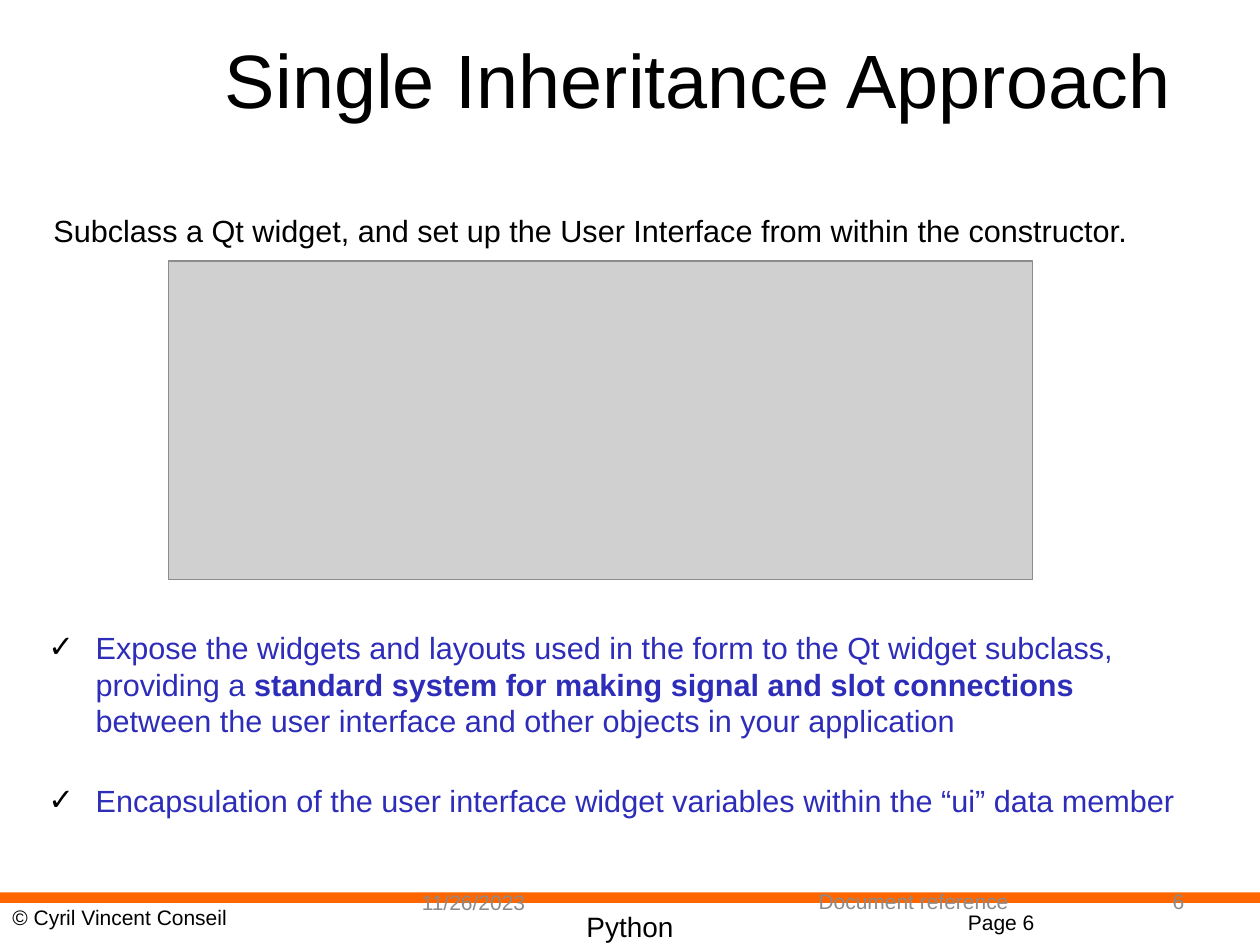
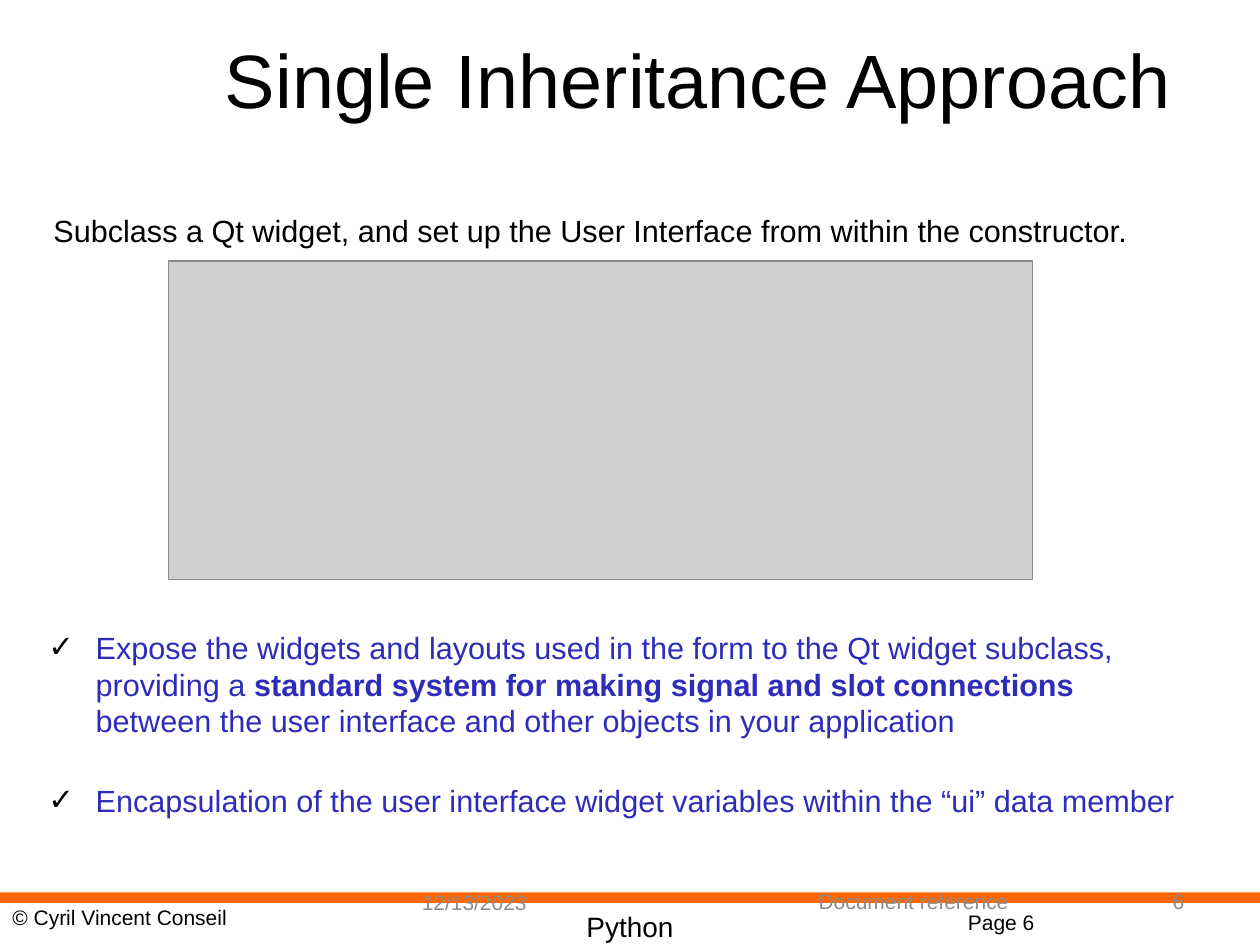
Before and after one commit to cyrilvincent/python-advanced, a slide deck: slide 6 of PPT/PyQt05-QtDesigner.pptx. Drawn at 1260x945 pixels with LibreOffice and Linux fonts; fonts in the diff are those of the drawing; grey boxes stand for pictures; background and template pictures are left out. Boxes give left, top, right and bottom in pixels: in the first picture for what was removed or moved away, otherwise in the second. Text is boxed around its words. In the diff, an @@ line names an element or a change of style, - is before the commit and + after.

```diff
--- a/PPT/PyQt05-QtDesigner.pptx
+++ b/PPT/PyQt05-QtDesigner.pptx
@@ text at [422,893,527,914]: text changed @@
-11/26/2023
+12/13/2023
```
Also in this commit, not shown: 3 other slides changed, 4 other files.
